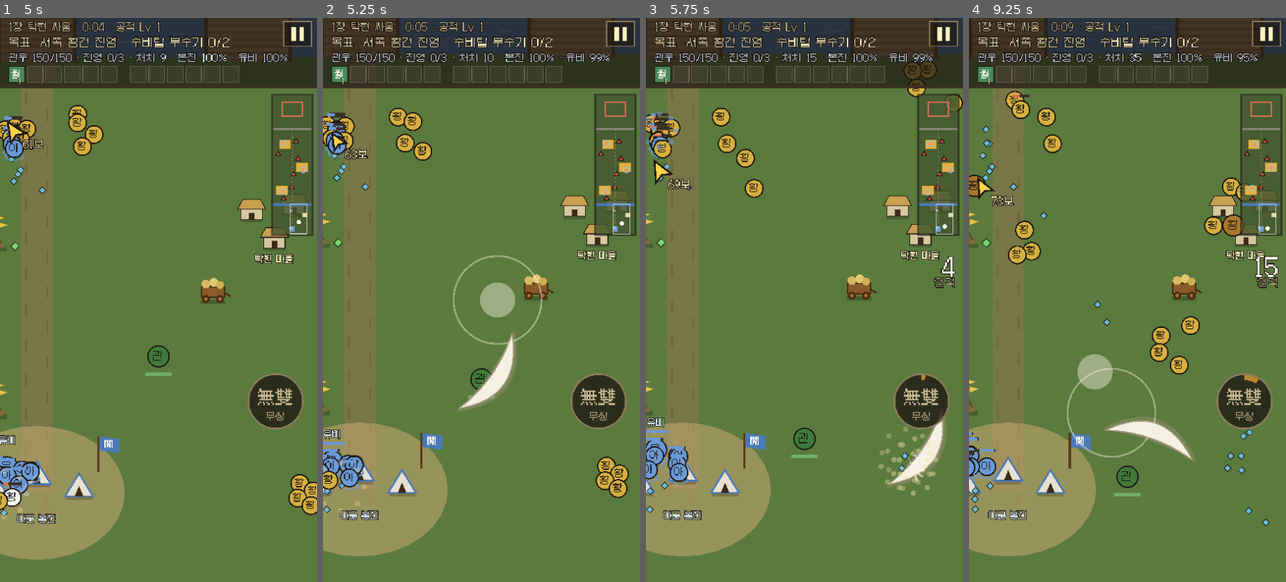
Above: before the commit, frames 1-4 (left to right).
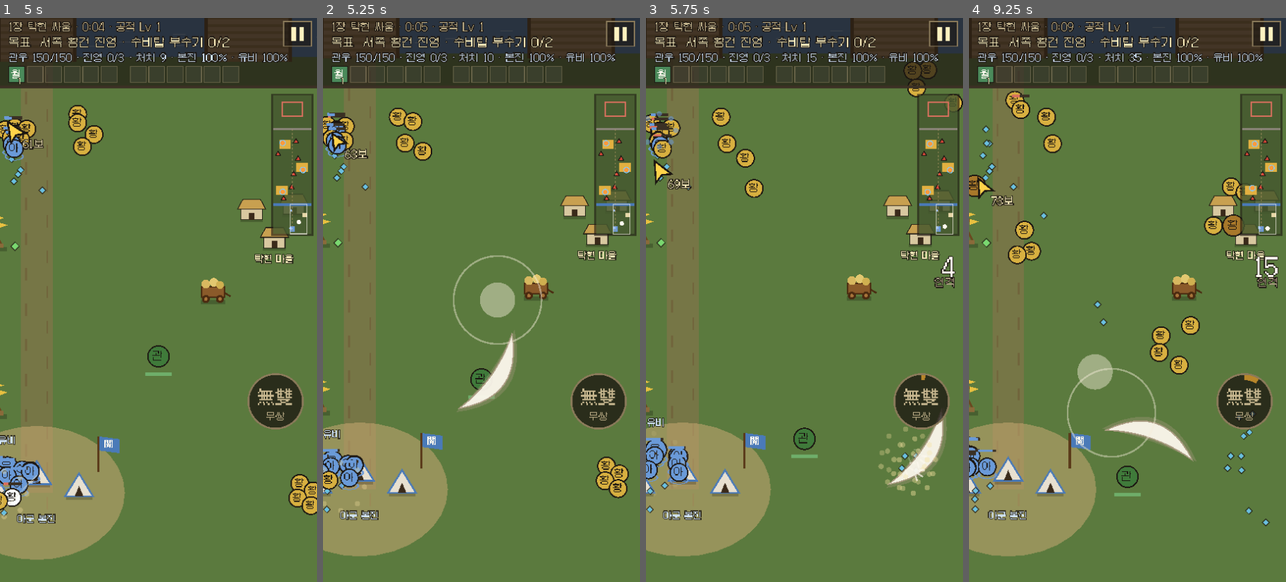
Above: after the commit, the same moments.

Repository: Dong-yeon/ThreeKindomFall
Game: Godot game, scene res://scenes/battle.tscn
Two runs of this game, one before a commit and one after it. Both use one fixed random seed, a clock stepped at 60 frames per second and the inputs below.
Inputs (mouse positions are in pixels of both pictures, inside the frame that each line leads up to):
- Up to frame 1 (5 s): tap Enter at 0.5 s; move the mouse to (228, 271) at 0.52 s; hold Right 0.53-1.25 s; tap K at 0.6, 2.1, 3.6 s; click (228, 271) at 0.67 s; tap Space at 0.77, 3.77 s; drag from (95, 328) to (142, 412) at 1.27 s; move the mouse to (190, 175) at 2.02 s; hold Right 2.03-2.75 s; drag from (142, 412) to (63, 215) at 2.77 s; move the mouse to (253, 384) at 3.52 s; hold Left 3.53-4.25 s; drag from (63, 215) to (110, 159) at 4.27 s
- Up to frame 2 (5.25 s): move the mouse to (497, 300) at 5.02 s; hold Down from 5.03 s (still down); tap K at 5.1 s; click (497, 300) at 5.17 s
- Up to frame 3 (5.75 s): keep holding Down
- Up to frame 4 (9.25 s): release Down at 5.75 s; drag from (1079, 159) to (1064, 328) at 5.77 s; move the mouse to (1197, 271) at 6.52 s; hold Up 6.53-7.25 s; tap K at 6.6, 8.1 s; tap Space at 6.77 s; drag from (1064, 328) to (1111, 412) at 7.27 s; move the mouse to (1159, 175) at 8.02 s; hold Down 8.03-8.75 s; drag from (1111, 412) to (1032, 215) at 8.77 s

Frame 1 is identical in both runs. In frame 2, 0.1% of the frame differs, in the area x 0-93%, y 6-76%; in frame 3, 0.1%; in frame 4, 0.3%, in the area x 0-93%, y 6-82%.

Commit message:
feat(godot): 장수를 쫓아온 졸개는 유비를 치지 않음 — 유비 위협은 본진으로 가는 적 · 유비를 노리는 돌격병 · 대군만(봇 10 seed 일반 · 무적 20판 모두 클리어)
Co-Authored-By: Claude Opus 5.5 <noreply@anthropic.com>

Diff:
--- a/godot/scripts/ally.gd
+++ b/godot/scripts/ally.gd
@@ -105,7 +105,7 @@
 		b.add_fx({"k": "spark", "pos": tg.position + Vector2(0, -3), "t": 0.15, "a": (tg.position - position).angle(), "c": Color("a8c8f0")})
 	# 붙은 황건에게 맞음
 	if hit_cd <= 0:
-		var hit := b.touching_enemy(position, r + 3)
+		var hit := b.touching_enemy(position, r + 3, k == "liubei")
 		if hit != null:
 			# 수비대는 웹판처럼 60%만, 진군 부대는 다 받음(D-180)
 			hp -= hit.touch * (1.0 if march else 0.6)
--- a/godot/scripts/battle.gd
+++ b/godot/scripts/battle.gd
@@ -1168,14 +1168,21 @@
 
 
 ## 아군에게 붙은 적(맞히는 쪽). _separate가 만든 칸을 씀.
-func touching_enemy(at: Vector2, extra: float) -> Enemy:
+## 유비를 위협할 수 있는 적인가(2026-10-14 사람 손맛 "유비 문제" — 장수를 쫓아온 졸개가 본진 근처에서 유비에게 붙어 쓰러뜨렸음):
+## 본진으로 가는 적(본진 기습 · 진영 부대 · 불탄 마을 습격대) · 유비를 노리는 돌격병 · 정원지의 대군만. 예고되는 위협이라 '왜 쓰러졌는지' 알 수 있게
+static func threatens_lb(e: Enemy) -> bool:
+	return e.goal_home or e.hunt_lb or e.army_unit >= 0
+
+
+## liubei = 유비가 맞는 쪽이면 유비를 위협하는 적만(threatens_lb)
+func touching_enemy(at: Vector2, extra: float, liubei_only := false) -> Enemy:
 	Perf.begin(&"충돌")
-	var e := _touching_enemy_impl(at, extra)
+	var e := _touching_enemy_impl(at, extra, liubei_only)
 	Perf.end()
 	return e
 
 
-func _touching_enemy_impl(at: Vector2, extra: float) -> Enemy:
+func _touching_enemy_impl(at: Vector2, extra: float, liubei_only: bool) -> Enemy:
 	var cx := int(at.x / GRID) + _cell_ox
 	var cy := int(at.y / GRID) + _cell_oy
 	for i in range(-1, 2):
@@ -1189,7 +1196,7 @@
 			var k := _cell_head[gx * _cell_gh + gy]
 			while k >= 0:
 				var e := _cell_units[k]
-				if not e.dead and not e.building and e.air <= 0 and e.position.distance_to(at) < e.r + extra:
+				if not e.dead and not e.building and e.air <= 0 and e.position.distance_to(at) < e.r + extra and (not liubei_only or threatens_lb(e)):
 					return e
 				k = _cell_next[k]
 	return null
@@ -1258,8 +1265,9 @@
 		e.eng_t = 0.3
 		var best: Ally = null
 		var bd := 70.0
+		var lb_ok := threatens_lb(e)
 		for a in allies:
-			if a.dead:
+			if a.dead or (a == liubei and not lb_ok):
 				continue
 			var dd := a.position.distance_to(e.position)
 			if dd < bd:
